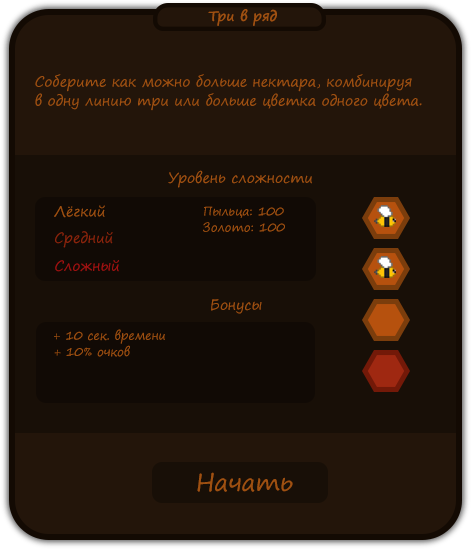
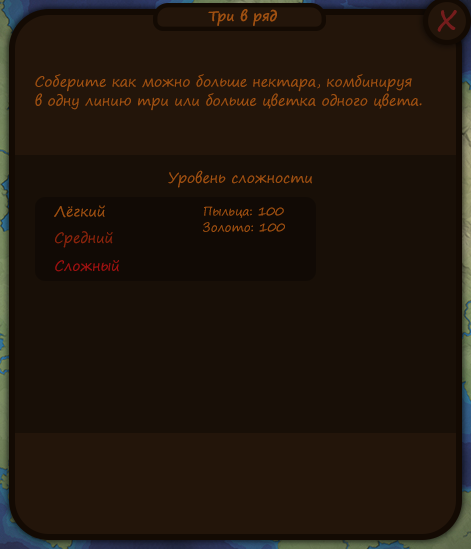
Two versions of the same layered image (471 × 549). Layer-by-layer changes:
moved "+ 10% очков" into group "Bonus" over [54, 345, 130, 357]
moved "+ 10 сек. времени" into group "Bonus" over [54, 329, 165, 344]
moved "BonusPanel" into group "Bonus" over [36, 322, 315, 403]
moved "Бонусы" into group "Bonus" over [211, 299, 262, 314]
hid group "Start" (3 layers) over [54, 329, 328, 503]
hid group "Bee sockets" (7 layers) over [362, 197, 410, 392]
showed group "Close button" (2 layers) over [423, 0, 471, 45]
added group "Title" with 2 layers in group "Quest Popup" over [153, 3, 326, 9]
moved "Rectangle 2" (2nd of 2, in "Quest Popup" › "Title") into group "Title" over [153, 3, 326, 9]
showed "Layer 1" over [0, 0, 471, 549]
